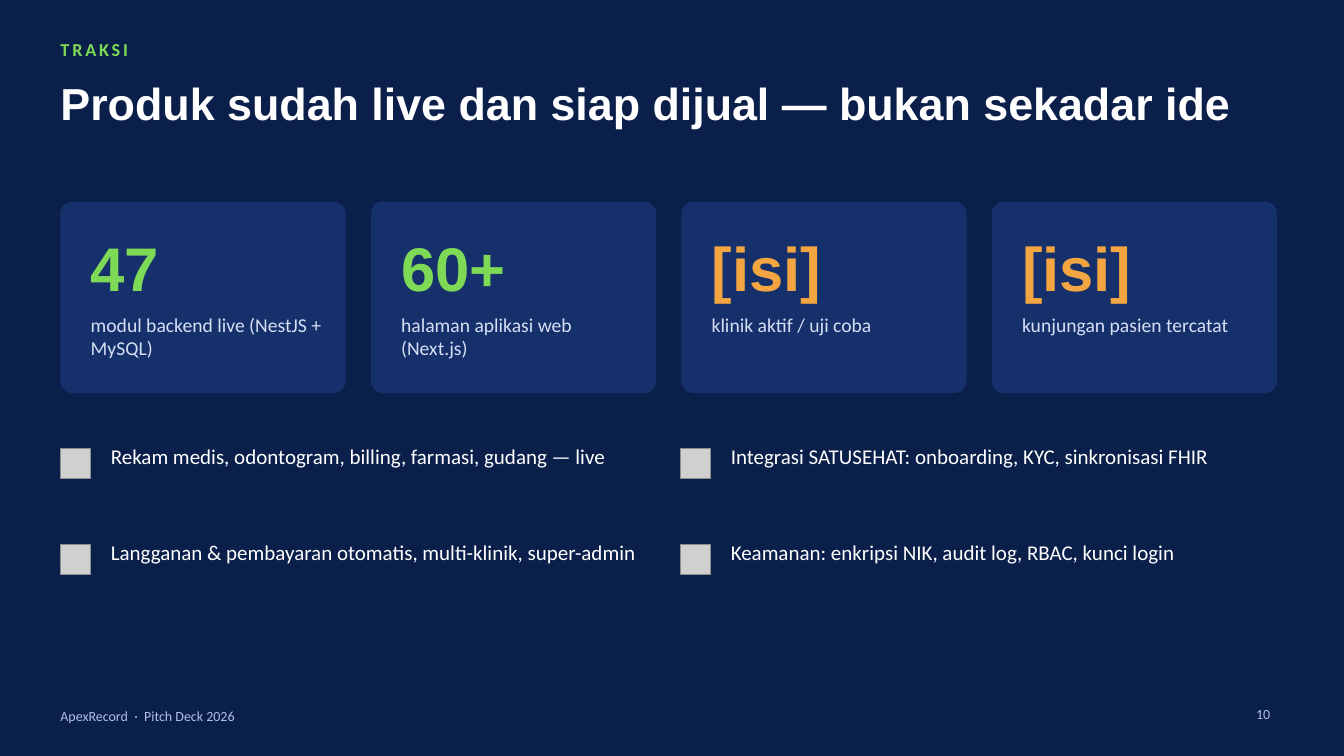
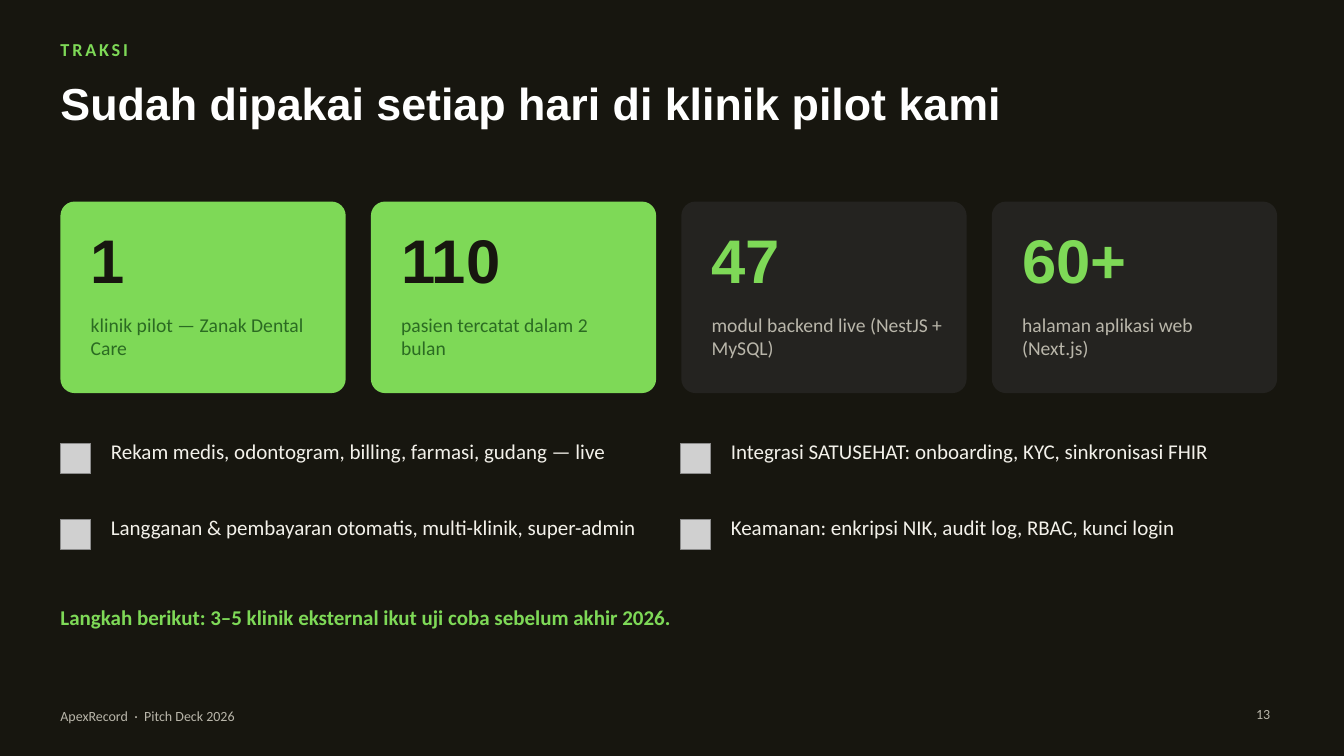
Before and after one commit to fajrulichsanai/apex-record, a slide deck: slide 13 of docs/pitch-deck/ApexRecord-Pitch-Deck.pptx (slide 10 before the commit). Drawn at 1344x756 pixels with LibreOffice and Linux fonts; fonts in the diff are those of the drawing; grey boxes stand for pictures. Boxes give left, top, right and bottom in pixels: in the first picture for what was removed or moved away, otherwise in the second. Text is boxed around its words. In the diff, an @@ line names an element or a change of style, - is before the commit and + after.

```diff
--- a/docs/pitch-deck/ApexRecord-Pitch-Deck.pptx
+++ b/docs/pitch-deck/ApexRecord-Pitch-Deck.pptx
@@ background #0B1F4B to #17160F @@
@@ title at [60, 87, 1001, 129]: text changed @@
-Produk sudah live dan siap dijual — bukan sekadar ide
+Sudah dipakai setiap hari di klinik pilot kami
@@ rounded rectangle at [60, 202, 346, 393]: fill #16306B to #7ED957; proportions changed @@
@@ rounded rectangle at [371, 202, 656, 393]: fill #16306B to #7ED957; proportions changed @@
@@ rounded rectangle at [682, 202, 967, 393]: fill #16306B to #242320; proportions changed @@
@@ rounded rectangle at [992, 202, 1277, 393]: fill #16306B to #242320; proportions changed @@
@@ vertical alignment middle to top in 4 elements at [91, 240, 125, 283], [401, 240, 500, 284], [712, 240, 780, 283], [1022, 240, 1126, 284] @@
@@ text at [91, 240, 125, 283]: text changed; text colour #7ED957 to #17160F @@
-47
+1
@@ text at [401, 240, 500, 284]: text changed; text colour #7ED957 to #17160F @@
-60+
+110
@@ text at [712, 240, 780, 283]: text changed; text colour #F2A541 to #7ED957 @@
-[isi]
+47
@@ text at [1022, 240, 1126, 284]: text changed; text colour #F2A541 to #7ED957 @@
-[isi]
+60+
@@ text at [91, 318, 303, 355]: text changed; text colour #D6E0F5 to #2B6B22 @@
-modul backend live (NestJS + MySQL)
+klinik pilot — Zanak Dental Care
@@ text at [401, 318, 588, 355]: text changed; text colour #D6E0F5 to #2B6B22 @@
-halaman aplikasi web (Next.js)
+pasien tercatat dalam 2 bulan
@@ text at [712, 318, 928, 358]: text changed; text colour #D6E0F5 to #B9B6AA @@
-klinik aktif / uji coba
+modul backend live (NestJS + MySQL)
@@ text at [1022, 318, 1193, 359]: text changed; text colour #D6E0F5 to #B9B6AA @@
-kunjungan pasien tercatat
+halaman aplikasi web (Next.js)
@@ picture: place and size @@
-picture at [60, 449, 91, 479]
+picture at [60, 444, 91, 474]
@@ picture: place and size @@
-picture at [681, 449, 711, 479]
+picture at [681, 444, 711, 474]
@@ picture: place and size @@
-picture at [60, 544, 91, 575]
+picture at [60, 519, 91, 549]
@@ text "Langganan & pembayaran otomatis, multi-klinik, ...": place and size @@
-text "Langganan & pembayaran otomatis, multi-klinik, ..." at [111, 545, 635, 564]
+text "Langganan & pembayaran otomatis, multi-klinik, ..." at [111, 520, 635, 539]
@@ picture: place and size @@
-picture at [681, 544, 711, 575]
+picture at [681, 519, 711, 549]
@@ text colour #FFFFFF to #F3F1EA in 4 elements at [111, 444, 604, 463], [731, 444, 1207, 463], [111, 520, 635, 539], [731, 520, 1174, 539] @@
@@ text "Keamanan: enkripsi NIK, audit log, ...": place and size @@
-text "Keamanan: enkripsi NIK, audit log, ..." at [731, 545, 1174, 564]
+text "Keamanan: enkripsi NIK, audit log, ..." at [731, 520, 1174, 539]
@@ text added at [60, 610, 670, 629], 15 pt, text #7ED957, bold @@
+Langkah berikut: 3–5 klinik eksternal ikut uji coba sebelum akhir 2026.
@@ text "ApexRecord · Pitch Deck 2026" at [60, 711, 234, 723]: text colour #AFC0E8 to #B9B6AA @@
@@ page number at [1256, 710, 1270, 719]: text changed; text colour #AFC0E8 to #B9B6AA @@
-10
+13
```
Also in this commit, not shown: 12 other slides changed, 7 slides added, 3 slides removed.
